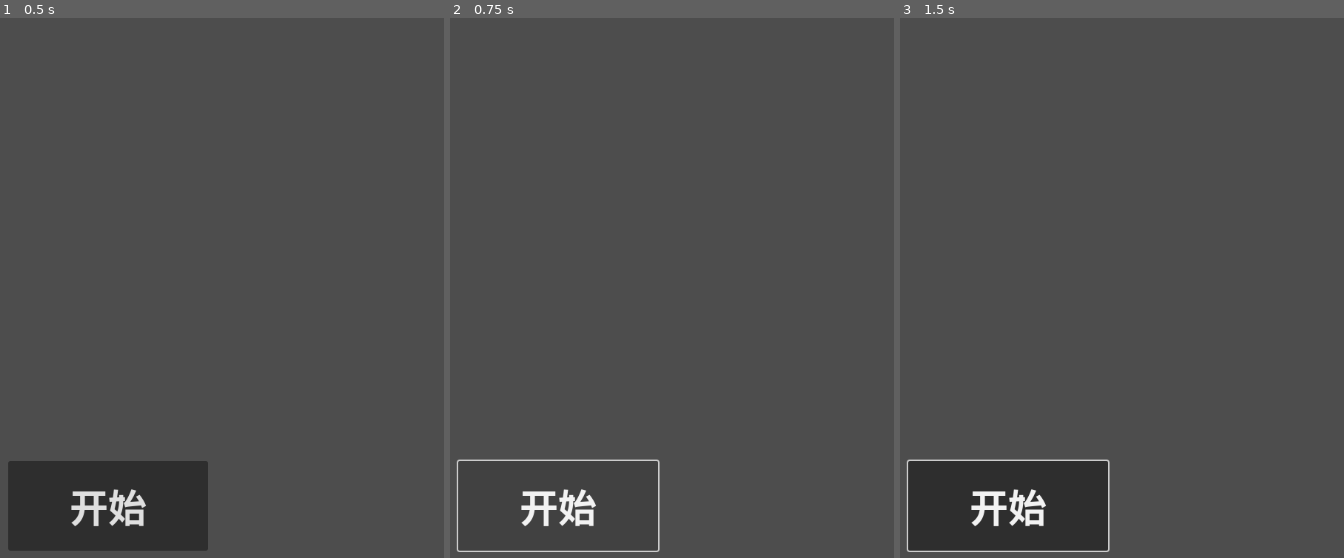
Above: before the commit, frames 1-3 (left to right).
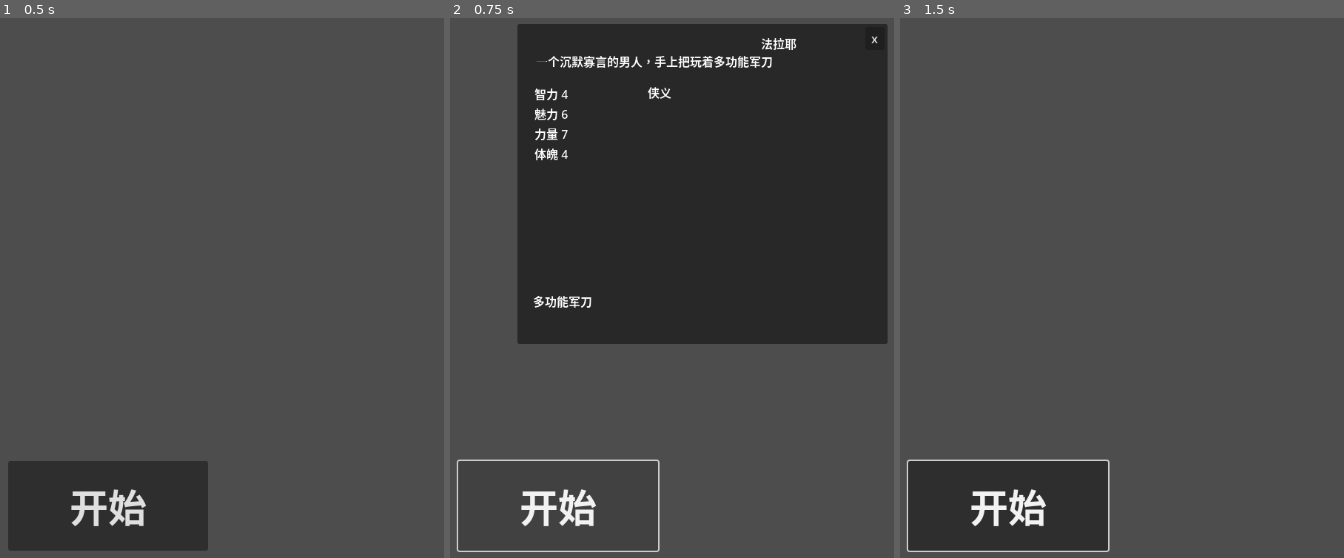
Above: after the commit, the same moments.

Repository: monsteriormaster/endeavor
Game: Godot game, scene res://debug/debug01.tscn
The game is run twice, just before and just after one commit, with the same random seed, the same clock (stepped at 60 frames per second) and the same inputs. This scene is started directly instead of the project's main scene.
Inputs (mouse positions are in pixels of both pictures, inside the frame that each line leads up to):
- Up to frame 1 (0.5 s): no input
- Up to frame 2 (0.75 s): click "开始" at 0.5 s
- Up to frame 3 (1.5 s): click (1326, 39) at 1.25 s, where only the run after the commit has a clickable "x"

Frame 1 is identical in both runs. In frame 2, 49% of the frame differs, in the area x 15-99%, y 1-61%; in frame 3, nothing differs.

Commit message:
新增character的描述文件 新增装备文件 新增人物面板

Diff:
--- a/debug.gd
+++ b/debug.gd
@@ -1,6 +1,6 @@
 extends Node2D
 
-const CONFIRM_DIALOG_PATH = "res://scnene/confirmdialog.tscn"
+signal panel_opened(character_name)
 
 # Called when the node enters the scene tree for the first time.
 func _ready():
@@ -12,21 +12,12 @@
 	pass
 
 func debuging():
-	var confirm_dialog = load(CONFIRM_DIALOG_PATH).instantiate()
-	confirm_dialog.setup(
-		"确认离开",
-		"该页面不会保存，确定要离开吗？",
-		"确认",
-		"返回"
-		)
-	confirm_dialog.confirmed.connect(func (): get_tree().change_scene_to_file('res://scnene/loading.tscn'))
-	remove_child(confirm_dialog)
-	add_child(confirm_dialog)
-	confirm_dialog.show_dialog()
+	var character_name = 'Falayee'
+
+	var popup = preload("res://scnene/character_panel.tscn").instantiate()
+	popup.setup(character_name)
+	get_tree().root.add_child(popup)
 
 
-
-
-func _on_button_pressed():
-	print('pressed')
+func _on_bug_begin_pressed():
 	debuging()
--- a/debug/debug01.tscn
+++ b/debug/debug01.tscn
@@ -1,6 +1,9 @@
-[gd_scene format=3 uid="uid://ce7qwm51isvcf"]
+[gd_scene load_steps=2 format=3 uid="uid://ce7qwm51isvcf"]
 
-[node name="Debug01" type="Node"]
+[ext_resource type="Script" uid="uid://b1vim68fxpvuh" path="res://debug.gd" id="1_6l40n"]
+
+[node name="Debug01" type="Node2D"]
+script = ExtResource("1_6l40n")
 
 [node name="bug_begin" type="Button" parent="."]
 offset_left = 30.0
@@ -9,3 +12,5 @@
 offset_bottom = 1035.0
 theme_override_font_sizes/font_size = 52
 text = "开始"
+
+[connection signal="pressed" from="bug_begin" to="." method="_on_bug_begin_pressed"]
--- a/project.godot
+++ b/project.godot
@@ -18,6 +18,8 @@
 
 Player="*res://script/player.gd"
 Confirmdialog="*res://scnene/confirmdialog.gd"
+Characters="*res://script/characters.gd"
+Equipment="*res://script/equipment.gd"
 
 [display]
 
--- /dev/null
+++ b/scnene/character.tscn
@@ -0,0 +1,3 @@
+[gd_scene format=3 uid="uid://b0hfb3cfpj7rw"]
+
+[node name="Character" type="Node2D"]
--- /dev/null
+++ b/scnene/character_panel.gd
@@ -0,0 +1,86 @@
+extends PopupPanel
+
+var info
+var tagtip = Label.new()
+
+func _ready():
+	tagtip.name = 'tagtip'
+	tagtip.autowrap_mode = true
+
+	tagtip.hide()
+	$margin.add_child(tagtip)
+
+
+# Called every frame. 'delta' is the elapsed time since the previous frame.
+func _process(delta):
+	pass
+
+
+func _on_closebutton_pressed():
+	hide()
+
+
+func setup(character_name:String):
+	info = Characters.get(character_name)
+	$margin/att.text =  "智力" + " " + str(info['int']) + '\n' + \
+						"魅力" + " " + str(info['app']) + '\n' + \
+						"力量" + " " + str(info['str']) + '\n' + \
+						"体魄" + " " + str(info['bod']) + '\n'
+	$margin/description.text = 	info['description']
+	$margin/nickname.text = info['name']
+	tagsdeal()
+	equipmentdeal()
+
+func tagsdeal():
+	var i = 0
+	for data in info['tags']:
+		var name_label = Label.new()
+		name_label.text = data
+		print('i = ' + str(i) + data)
+		i = i + 1
+		name_label.mouse_filter = Control.MOUSE_FILTER_PASS
+		name_label.mouse_entered.connect(_on_tags_hover.bind(data))
+		name_label.mouse_exited.connect(_on_tags_leave.bind(data))
+
+		$margin/tags.add_child(name_label)
+
+func _on_tags_hover(data):
+	var tag_info = Characters.labels_for_others.get(data)
+	tagtip.text = tag_info['description']
+	print("我的print去哪里了")
+	tagtip.size = Vector2(200,300)
+	var mouse_pos = get_viewport().get_mouse_position()
+	tagtip.position =  mouse_pos + Vector2(20,6)
+	print(tagtip.position)
+	tagtip.show()
+
+
+func _on_tags_leave(data):
+	tagtip.hide()
+
+
+func equipmentdeal():
+	var i = 0
+	for key in Equipment.equip:
+		var name_label = Label.new()
+		var data = Equipment.equip[key]
+		name_label.text = data['name']
+		i = i + 1
+		name_label.mouse_filter = Control.MOUSE_FILTER_PASS
+		name_label.mouse_entered.connect(_on_equipment_hover.bind(data))
+		name_label.mouse_exited.connect(_on_equipment_leave.bind(data))
+
+		$margin/equipment.add_child(name_label)
+
+func _on_equipment_hover(data):
+	var equipment_info = Characters.labels_for_others.get(data)
+	tagtip.text = data['description']
+	tagtip.size = Vector2(400,100)
+	var mouse_pos = get_viewport().get_mouse_position()
+	tagtip.position =  mouse_pos + Vector2(3,15)
+	print(tagtip.position)
+	tagtip.show()
+
+
+func _on_equipment_leave(data):
+	tagtip.hide()
--- /dev/null
+++ b/scnene/character_panel.tscn
@@ -0,0 +1,73 @@
+[gd_scene load_steps=2 format=3 uid="uid://bmjcvgo5m2hl6"]
+
+[ext_resource type="Script" uid="uid://dlprtox37xn81" path="res://scnene/character_panel.gd" id="1_2g3gq"]
+
+[node name="CharacterPanel" type="PopupPanel"]
+initial_position = 1
+size = Vector2i(500, 432)
+visible = true
+script = ExtResource("1_2g3gq")
+
+[node name="margin" type="Control" parent="."]
+layout_mode = 3
+anchors_preset = 0
+offset_left = 4.0
+offset_top = 4.0
+offset_right = 496.0
+offset_bottom = 428.0
+
+[node name="closebutton" type="Button" parent="margin"]
+layout_mode = 2
+offset_left = 466.0
+offset_right = 492.0
+offset_bottom = 31.0
+grow_horizontal = 0
+size_flags_horizontal = 8
+size_flags_vertical = 0
+text = "x
+"
+
+[node name="description" type="Label" parent="margin"]
+layout_mode = 2
+offset_left = 21.0
+offset_top = 34.0
+offset_right = 426.0
+offset_bottom = 74.0
+text = "dec"
+
+[node name="att" type="Label" parent="margin"]
+layout_mode = 0
+offset_left = 19.0
+offset_top = 78.0
+offset_right = 165.0
+offset_bottom = 374.0
+
+[node name="tags" type="VBoxContainer" parent="margin"]
+layout_mode = 0
+offset_left = 172.0
+offset_top = 76.0
+offset_right = 318.0
+offset_bottom = 372.0
+
+[node name="avatar" type="RichTextLabel" parent="margin"]
+layout_mode = 0
+offset_left = 315.0
+offset_top = 72.0
+offset_right = 461.0
+offset_bottom = 368.0
+
+[node name="nickname" type="Label" parent="margin"]
+layout_mode = 0
+offset_left = 325.0
+offset_top = 10.0
+offset_right = 405.0
+offset_bottom = 33.0
+
+[node name="equipment" type="HBoxContainer" parent="margin"]
+layout_mode = 0
+offset_left = 17.0
+offset_top = 337.0
+offset_right = 339.0
+offset_bottom = 403.0
+
+[connection signal="pressed" from="margin/closebutton" to="." method="_on_closebutton_pressed"]
--- a/scnene/confirmdialog.tscn
+++ b/scnene/confirmdialog.tscn
@@ -7,13 +7,19 @@
 visible = true
 script = ExtResource("1_dlp4s")
 
-[node name="dialogbox" type="Panel" parent="."]
+[node name="Control" type="Control" parent="."]
+layout_mode = 3
+anchors_preset = 0
+offset_right = 40.0
+offset_bottom = 40.0
+
+[node name="dialogbox" type="Panel" parent="Control"]
 offset_left = 137.0
 offset_top = 304.0
 offset_right = 621.0
 offset_bottom = 584.0
 
-[node name="title" type="Label" parent="dialogbox"]
+[node name="title" type="Label" parent="Control/dialogbox"]
 layout_mode = 0
 offset_left = 120.0
 offset_top = 29.0
@@ -22,7 +28,7 @@
 text = "title
 "
 
-[node name="message" type="Label" parent="dialogbox"]
+[node name="message" type="Label" parent="Control/dialogbox"]
 layout_mode = 0
 offset_left = 63.0
 offset_top = 73.0
@@ -30,7 +36,7 @@
 offset_bottom = 194.0
 text = "message"
 
-[node name="buttonbox" type="HBoxContainer" parent="dialogbox"]
+[node name="buttonbox" type="HBoxContainer" parent="Control/dialogbox"]
 layout_mode = 0
 offset_left = 3.0
 offset_top = 182.0
@@ -38,10 +44,10 @@
 offset_bottom = 250.0
 theme_override_constants/separation = 400
 
-[node name="cancelbutton" type="Button" parent="dialogbox/buttonbox"]
+[node name="cancelbutton" type="Button" parent="Control/dialogbox/buttonbox"]
 layout_mode = 2
 text = "cancel"
 
-[node name="confirmbutton" type="Button" parent="dialogbox/buttonbox"]
+[node name="confirmbutton" type="Button" parent="Control/dialogbox/buttonbox"]
 layout_mode = 2
 text = "confirm"
--- /dev/null
+++ b/script/characters.gd
@@ -0,0 +1,37 @@
+extends Node
+
+@export var Falayee = {
+	'name' = '法拉耶',
+	'gender' = '男',
+	'int' = 4,
+	'app' = 6,
+	'str' = 7,
+	'bod' = 4,
+	'tags' = ['侠义'],
+	'equipment' = ['多功能军刀'],
+	'description' = '一个沉默寡言的男人，手上把玩着多功能军刀',
+
+}
+
+@export var labels_for_others = {
+	'悸动' = {
+		'name' = '悸动',
+		'description' = '爱欲疯长，野草连天。拂堤杨柳温柔，绿涛汹涌，渴望澎湃。',
+	},
+	'忠诚' = {
+		'name' = '忠诚',
+		'description' = '士为知己者死，女为悦己者容。',
+	},
+	'侠义' = {
+		'name' = '侠义',
+		'description' = '少年义气，重诺轻生死。桃李春风一杯酒，江湖夜雨十年灯。',
+	},
+	'羁绊' = {
+		'name' = '羁绊',
+		'description' = '即使是死亡，也只是将你们的肉体分开。',
+	},
+	'神偷' = {
+		'name' = '神偷',
+		'description' = '荣风不容月，偷雨不偷雪，这是俺捡到的。',
+	},
+}
--- /dev/null
+++ b/script/equipment.gd
@@ -0,0 +1,9 @@
+extends Node
+
+@export var equip = {
+	"多功能军刀":{
+		'name': '多功能军刀',
+		'effrct': 'str +1',
+		'description': '我不知道啊，我没玩过',
+	} ,
+}
Not shown, added: scnene/character_panel.gd.uid
Not shown, added: script/characters.gd.uid
Not shown, added: script/equipment.gd.uid
